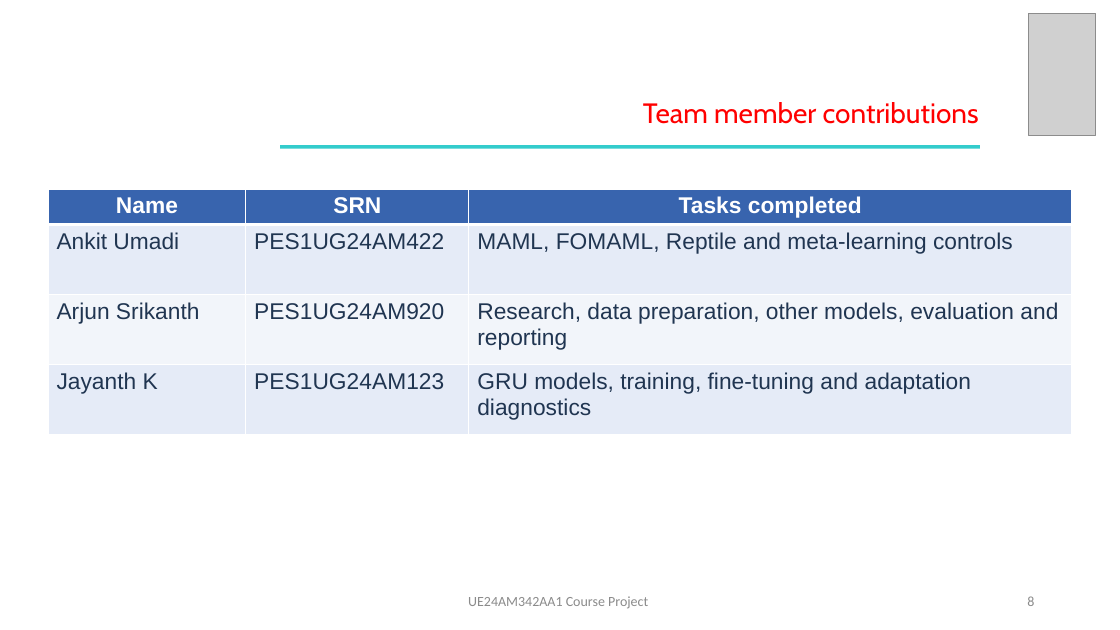
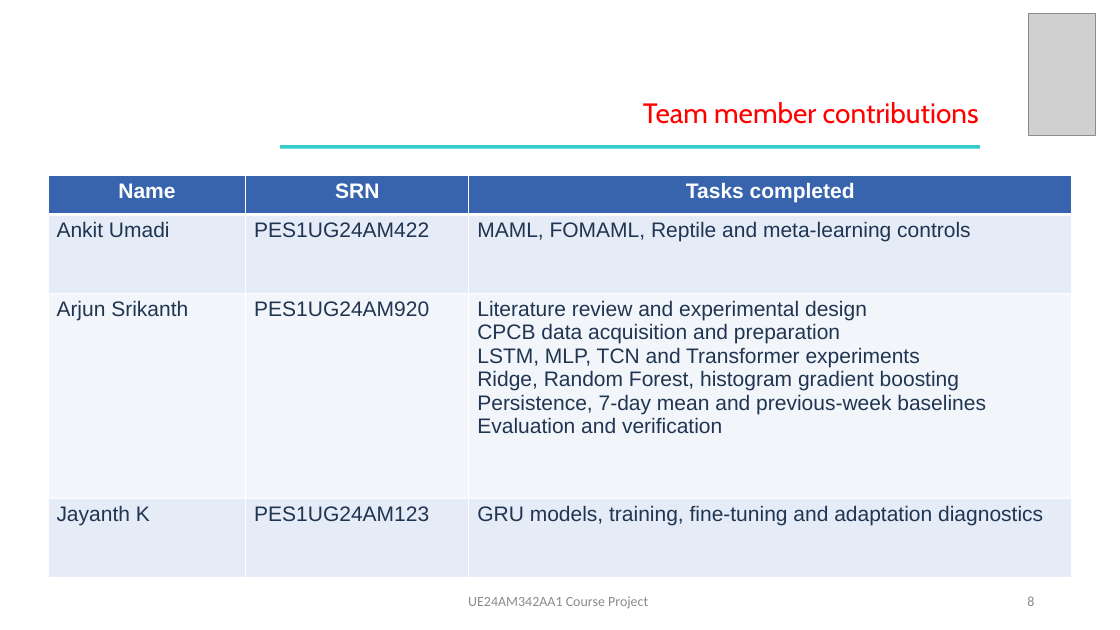
Before and after one commit to arjunsrikanthh/afml-course-project, a slide deck: slide 8 of slides/AFML_Final_Presentation.pptx. Drawn at 1120x630 pixels with LibreOffice and Linux fonts; fonts in the diff are those of the drawing; grey boxes stand for pictures. Boxes give left, top, right and bottom in pixels: in the first picture for what was removed or moved away, otherwise in the second. Text is boxed around its words. In the diff, an @@ line names an element or a change of style, - is before the commit and + after.

Commit message:
Specify contribution models and remove documentation duty

```diff
--- a/slides/AFML_Final_Presentation.pptx
+++ b/slides/AFML_Final_Presentation.pptx
@@ table at box(48, 175, 1072, 577) @@
-row 3, column 3: Research, data preparation, other models, evaluation and reporting
+row 3, column 3: Literature review and experimental design / CPCB data acquisition and preparation / LSTM, MLP, TCN and Transformer experiments / Ridge, Random Forest, histogram gradient boosting / Persistence, 7-day mean and previous-week baselines / Evaluation and verification
@@ size 19.5 to 18 pt in "Name", "SRN", "Tasks completed", "Ankit Umadi" and 7 more places @@
@@ table: place and size @@
-table at box(48, 189, 1072, 496)
+table at box(48, 175, 1072, 577)
```
Also in this commit, not shown: 3 other files.
